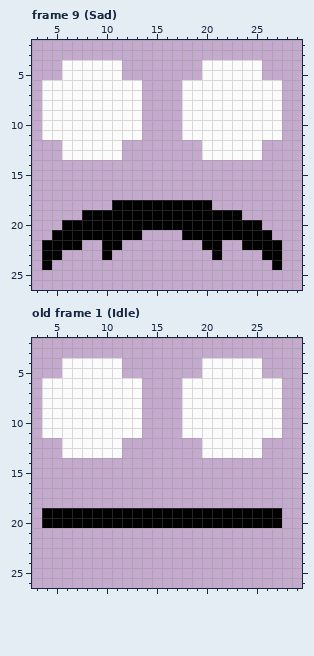
Two versions of one pixel-art file, Assets/Art/Images/Eyes/face.aseprite. The picture above is the old version.
32x32 pixels, 9 frames. Colours within 5 levels of each other are drawn and written as one. Shown: frame 9 (Sad): x 3..29, y 2..26; old frame 1 (Idle): x 3..29, y 2..26. The commit also changed other frames, which this record leaves out.
The same view after the edit:
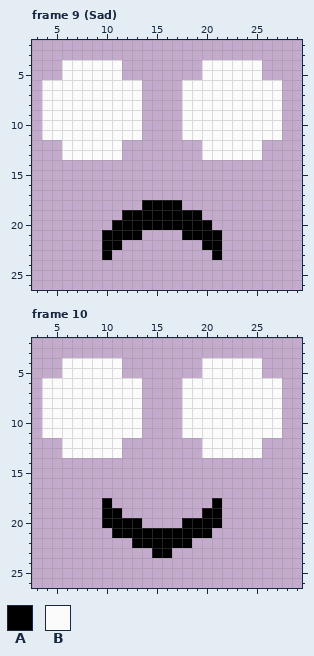
Palette (. is transparent): A #000000  B #fbfbfb
A new or re-ordered frame is compared with the old frame closest to it.
The exact change:
frames 9 -> 10
layer "Big Mouth" now hidden
Changed rows in their new state; - is an unchanged pixel.
Frame 9 (Sad):
first column x 4:
18 -------...----...-------
19 ----....--------....----
20 --.....----------.....--
21 -.....------------.....-
22 ....----------------....
23 ..--------------------..
24 .----------------------.
Frame 10 is new; against old frame 1 (Idle):
first column x 4:
18 ------A----------A------
19 ......--........--......
20 ......----....----......
21 -------AAAAAAAAAA-------
22 ---------AAAAAA---------
23 -----------AA-----------
Boxes around the changes in both pictures, in picture pixels (x1, y1, x2, y2):
erased: (42, 200, 142, 270)
erased: (182, 200, 282, 270)
changed: (42, 498, 282, 558)
